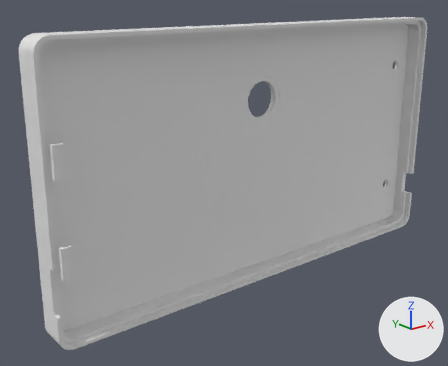
The OBJ model 3d_models/rear_case.obj as it was, and as the next commit left it.
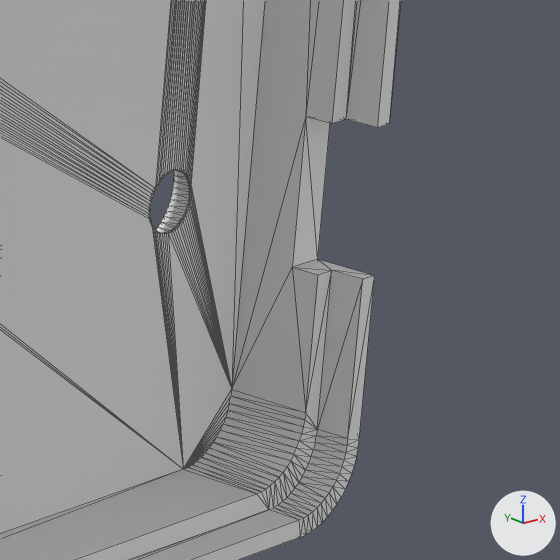
There are two pictures of each version: one whole from a camera (50 mm lens) standing at (-38.0, -100.7, 62.9) and looking at (43.4, 1.1, 22.2), one close up on the part from 81% to 97% of the width and 43% to 63% of the height. The lights are fixed; the arrows at lower right show +X, +Y and +Z. The older version's two pictures come first. The close-ups show mesh edges as thin lines. Where no turn or scale is listed for an object, it has been applied to the vertices.

In view in the first close-up: 'rear_case'.
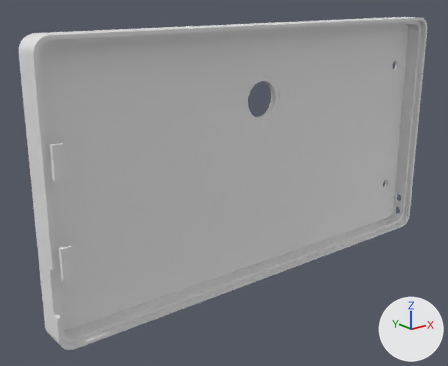
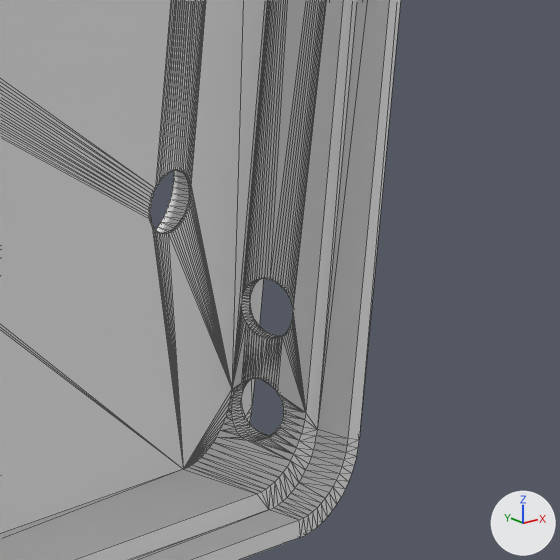
Scene script edits in JSON lines:
```json
{"block": "me_rear_case", "where": "# used by ob_rear_case; location = (0.0, 0.0, 0.0)"}
{"op": "remove", "block": "me_rear_case", "code": "me_rear_case.from_pydata(...)  # 1396 vertices, 2792 faces; spans x 0.0..104.0, y -8.1..1.2, z 0.0..56.0"}
{"op": "add", "block": "me_rear_case", "code": "me_rear_case.from_pydata(...)  # 1652 vertices, 3312 faces; spans x 0.0..104.0, y -8.1..1.2, z 0.0..56.0"}
{"block": "me_rear_case", "change": "me_rear_case part 1: 12 vertices removed from x 102.5..104.0, y -6.0..-3.6, z 9.2..14.8; 268 vertices added at x 102.0..104.0, y -4.0..-1.4, z 2.1..8.9"}
```

Pixel boxes (x1, y1, x2, y2) of what changed, in the close-ups (560 x 560 px):
```json
{"part": 1, "of": "me_rear_case", "change": "reshaped", "before": [232, 0, 401, 440], "after": [217, 0, 343, 461]}
```
